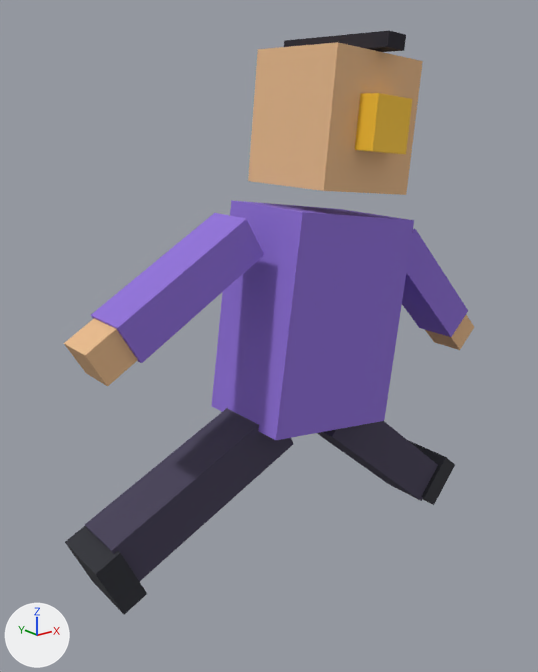
An edit to the glTF model public/assets/actors/estudiante.gltf, drawn before and after from the same camera.
Both versions are drawn from a 50 mm camera at (-1.079, -1.239, 1.25) aimed at (-0.045, 0.053, 0.733). The lights are fixed; the arrows at lower left show +X, +Y and +Z. The first picture is the older version. Both versions are drawn at frame 7 of the action 'run'; the numbers are the values there.

The older version as bpy lines, for what is in view:
```python
me_cabeza = bpy.data.meshes.new('cabeza')
me_cabeza.from_pydata(...)  # a box spanning x -0.5..0.5, y -0.5..0.5, z -0.5..0.5
me_cabeza.materials.append(mat_skin)  # beige #e9bb8b
ob_arml = bpy.data.objects.new('armL', None)
ob_arml.parent = ob_hips
ob_arml.location = (-0.23, 0.0, 0.44)
ob_arml.rotation_euler = (0.0, 0.906, 0.0)  # degrees (0, 52, 0)
ob_armr = bpy.data.objects.new('armR', None)
ob_armr.parent = ob_hips
ob_armr.location = (0.23, 0.0, 0.44)
ob_armr.rotation_euler = (0.0, -0.906, 0.0)  # degrees (0, -52, 0)
ob_head = bpy.data.objects.new('head', me_cabeza)
ob_head.parent = ob_headpivot
ob_head.location = (0.0, 0.0, 0.15)
ob_head.scale = (0.25, 0.25, 0.28)
ob_legl = bpy.data.objects.new('legL', None)
ob_legl.parent = ob_hips
ob_legl.location = (-0.09, 0.0, 0.02)
ob_legl.rotation_euler = (0.0, 1.007, 0.0)  # degrees (0, 58, 0)
ob_legr = bpy.data.objects.new('legR', None)
ob_legr.parent = ob_hips
ob_legr.location = (0.09, 0.0, 0.02)
ob_legr.rotation_euler = (0.0, -1.007, 0.0)  # degrees (0, -58, 0)
# also in view: 'armRMesh' at (0.407, 0.0, 0.805); 'shoeL' at (-0.516, 0.0, 0.34); 'handL' at (-0.487, 0.0, 0.806); 'legRMesh' at (0.267, 0.0, 0.382); 'cupR' at (0.091, -0.15, 1.208)
```
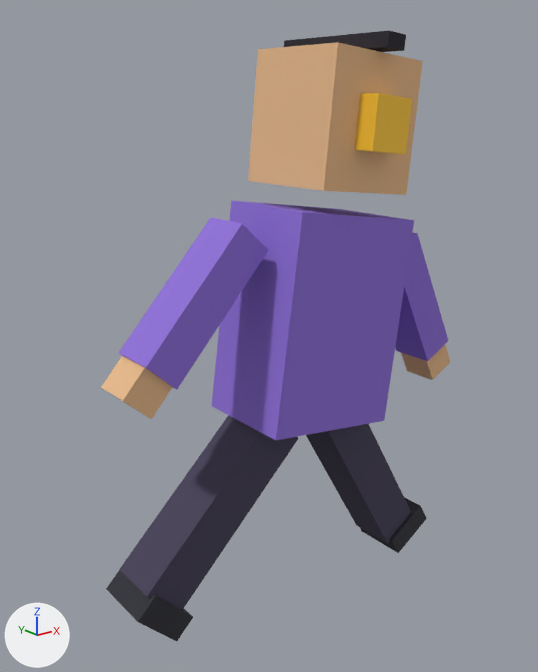
ob_arml is not drawn itself; it is the parent of ob_armlmesh, ob_handl.
ob_armr is not drawn itself; it is the parent of ob_armrmesh, ob_handr.
ob_legl is not drawn itself; it is the parent of ob_leglmesh, ob_shoel.
ob_legr is not drawn itself; it is the parent of ob_legrmesh, ob_shoer.

What changed in the scene script:
```text
Change ob_arml:
    ob_arml.rotation_euler: (0.0, 0.906, 0.0) -> (0.0, 0.604, 0.0)  # degrees (0, 52, 0) -> degrees (0, 35, 0)
Change ob_armr:
    ob_armr.rotation_euler: (0.0, -0.906, 0.0) -> (0.0, -0.604, 0.0)  # degrees (0, -52, 0) -> degrees (0, -35, 0)
Change ob_legl:
    ob_legl.rotation_euler: (0.0, 1.007, 0.0) -> (0.0, 0.671, 0.0)  # degrees (0, 58, 0) -> degrees (0, 38, 0)
Change ob_legr:
    ob_legr.rotation_euler: (0.0, -1.007, 0.0) -> (0.0, -0.671, 0.0)  # degrees (0, -58, 0) -> degrees (0, -38, 0)
```

Location of each change, [x1, y1, x2, y2] in pixels of the pictures (538 x 672 px):
'legLMesh', turned: before [85, 408, 293, 582]; after [119, 415, 299, 610]
'armLMesh', turned: before [91, 213, 264, 363]; after [119, 217, 268, 390]
'legRMesh', turned: before [317, 421, 438, 501]; after [306, 424, 411, 544]
'armRMesh', turned: before [402, 229, 468, 337]; after [395, 232, 448, 361]
'handL', turned: before [64, 318, 137, 386]; after [101, 356, 172, 419]
'shoeL', turned: before [65, 526, 147, 615]; after [106, 570, 193, 641]
'shoeR', turned: before [408, 440, 455, 505]; after [360, 497, 427, 553]
'handR', turned: before [425, 315, 474, 350]; after [401, 345, 450, 380]
